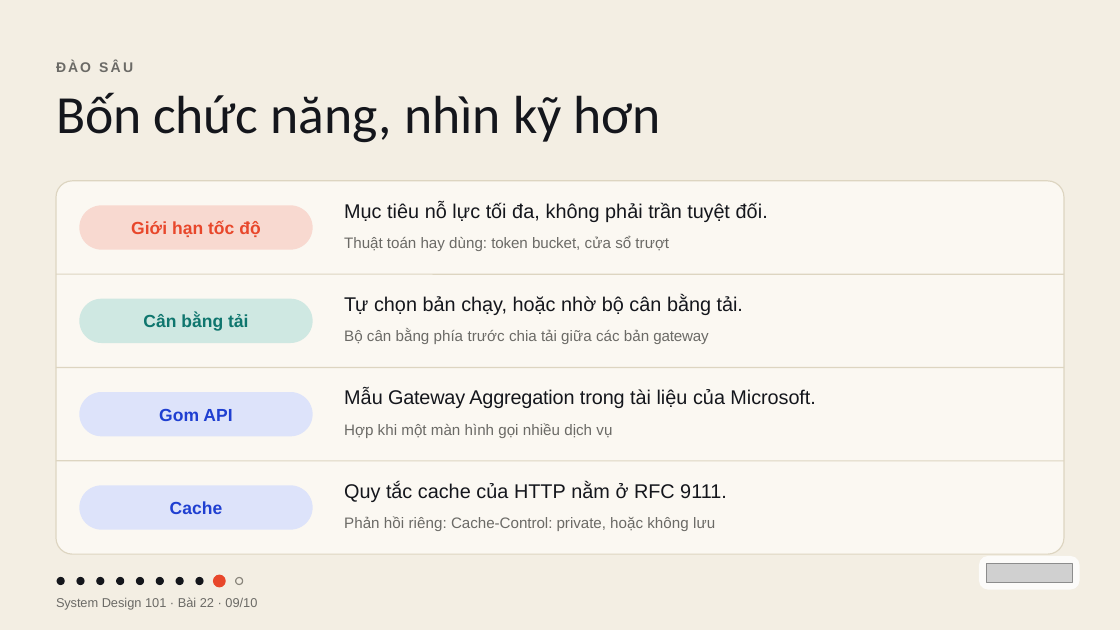
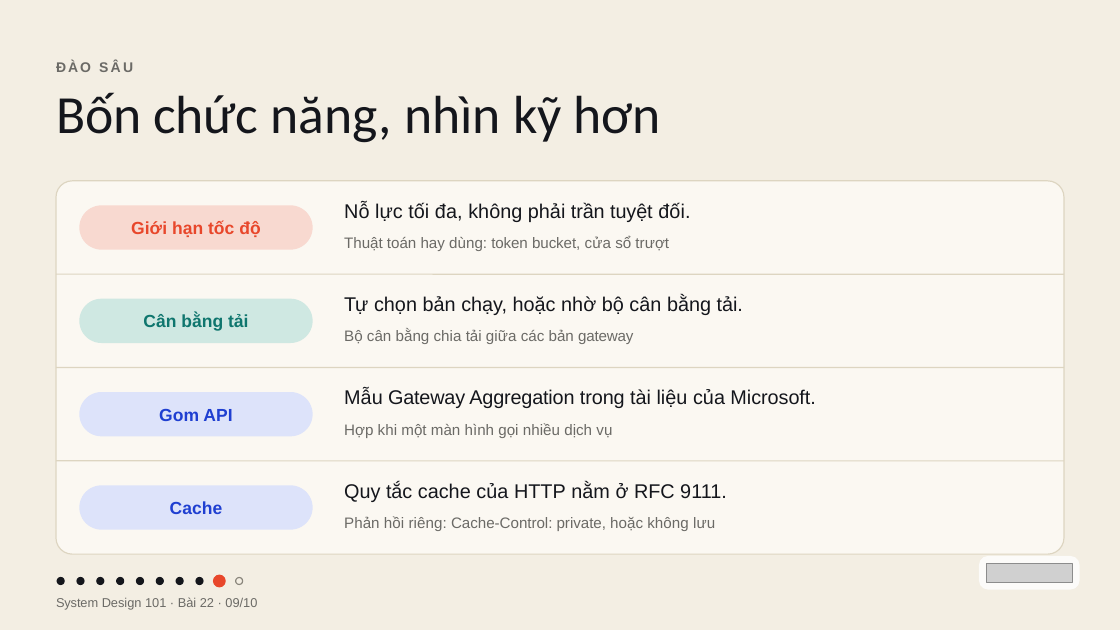
Before and after one commit to vohoailinh90/tool-marketing-studio, a slide deck: slide 9 of system-design-101/vi/lessons/sd-01-022/slides/sd-01-022.pptx. Drawn at 1120x630 pixels with LibreOffice and Linux fonts; fonts in the diff are those of the drawing; grey boxes stand for pictures. Boxes give left, top, right and bottom in pixels: in the first picture for what was removed or moved away, otherwise in the second. Text is boxed around its words. In the diff, an @@ line names an element or a change of style, - is before the commit and + after.

```diff
--- a/system-design-101/vi/lessons/sd-01-022/slides/sd-01-022.pptx
+++ b/system-design-101/vi/lessons/sd-01-022/slides/sd-01-022.pptx
@@ text at (x1=344, y1=202, x2=690, y2=222): text changed @@
-Mục tiêu nỗ lực tối đa, không phải trần tuyệt đối.
+Nỗ lực tối đa, không phải trần tuyệt đối.
@@ text at (x1=344, y1=329, x2=633, y2=344): text changed @@
-Bộ cân bằng phía trước chia tải giữa các bản gateway
+Bộ cân bằng chia tải giữa các bản gateway
```
Also in this commit, not shown: 7 other slides changed, 4 other files.
